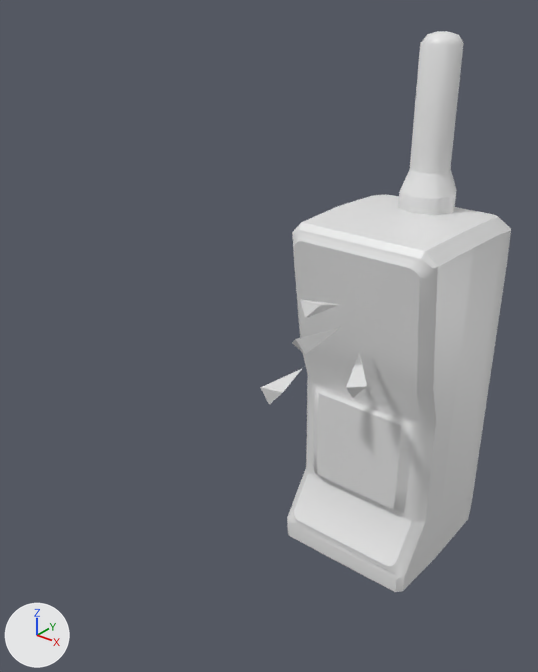
An edit to the FBX model Grocery-Glide-Drift-Fever/Assets/UI/phone model/luiezong style try.fbx, drawn before and after from the same camera.
One viewpoint serves both versions: a 50 mm lens placed at (0.822, -1.597, 1.444), pointed at (-0.068, -0.485, 0.754). The axes (+X, +Y, +Z) are drawn at lower left. The lights are the same throughout. The first picture is the older version. Where no turn or scale is listed for an object, it has been applied to the vertices.

In view in the first picture: 'phone outline', 'spaking cone', 'spaking cone.001', 'spaking cone.002', 'spaking cone.003'.
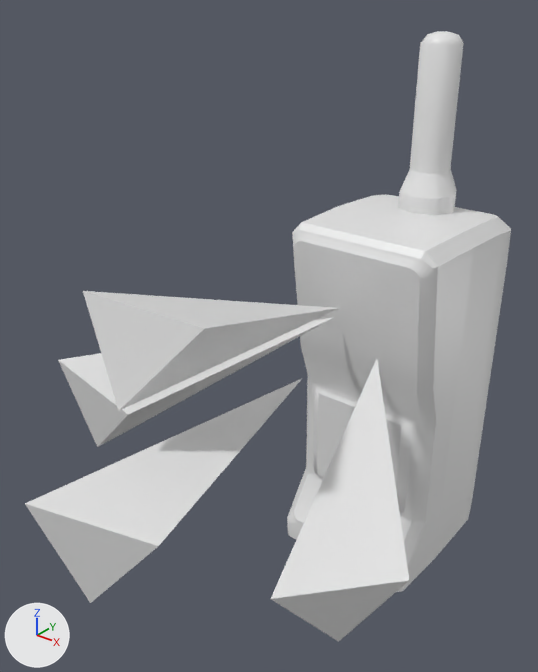
Changed parts and their boxes (x1, y1, x2, y2) in the pictures (538 x 672 px):
'spaking cone.002', reshaped, turned
    before: (292, 327, 341, 355)
    after: (25, 379, 302, 603)
'spaking cone.001', reshaped, turned
    before: (346, 352, 367, 398)
    after: (271, 359, 409, 642)
'spaking cone', reshaped, turned
    before: (300, 299, 340, 318)
    after: (83, 291, 339, 411)
'spaking cone.003', reshaped, turned
    before: (260, 368, 303, 404)
    after: (58, 317, 334, 447)

Edits to the bpy script that builds the scene:
```text
Change me_plane_010:
    used by ob_spaking_cone_001; location = (0.0, -0.132, 0.736); rotation_euler = (1.571, 0.0, 0.0), in degrees (90, 0, 0); scale = (0.01, 0.01, 0.01)
    remove me_plane_010.from_pydata(...)  # 8 vertices, 8 faces; spans x 4.03..11.28, y -12.38..-6.16, z 16.07..27.59
    add me_plane_010.from_pydata(...)  # 8 vertices, 8 faces; spans x -12.32..10.07, y -0.82..17.55, z 18.82..79.26
    me_plane_010 part 3
    me_plane_010.vertices[0].co: (8.63, -9.65, 25.06) -> (-10.46, 16.16, 77.04)
    me_plane_010.vertices[1].co: (8.66, -10.02, 24.84) -> (-2.58, 1.08, 77.73)
    me_plane_010.vertices[2].co: (8.39, -9.34, 23.88) -> (-0.06, 4.24, 28.22)
    me_plane_010.vertices[3].co: (9.08, -9.45, 24.37) -> (8.19, 15.2, 72.02)
    me_plane_010.vertices[4].co: (8.1, -8.89, 27.59) -> (-12.32, 17.55, 78.4)  # pixel (345, 387) -> pixel (270, 598)
    me_plane_010.vertices[5].co: (8.62, -12.38, 25.41) -> (-2.7, -0.82, 79.26)  # pixel (352, 398) -> pixel (338, 641)
    me_plane_010.vertices[6].co: (4.03, -6.16, 16.07) -> (0.17, 2.92, 18.82)  # pixel (359, 351) -> pixel (377, 357)
    me_plane_010.vertices[7].co: (11.28, -9.0, 24.22) -> (10.07, 16.25, 72.66)  # pixel (367, 386) -> pixel (409, 580)
Change me_plane_011:
    used by ob_spaking_cone_002; location = (0.0, -0.132, 0.736); rotation_euler = (1.653, -0.0281, 0.00606), in degrees (95, -1.6, 0.3); scale = (0.01, 0.01, 0.01)
    remove me_plane_011.from_pydata(...)  # 8 vertices, 8 faces; spans x -8.97..-1.98, y -3.85..0.36, z 15.09..26.76
    add me_plane_011.from_pydata(...)  # 8 vertices, 8 faces; spans x -12.32..10.07, y -0.82..17.55, z 35.79..96.23
    me_plane_011 part 4
    me_plane_011.vertices[0].co: (-6.32, -1.52, 24.82) -> (-10.46, 16.16, 94.01)
    me_plane_011.vertices[1].co: (-6.61, -1.78, 24.62) -> (-2.58, 1.08, 94.7)
    me_plane_011.vertices[2].co: (-5.8, -1.78, 23.72) -> (-0.06, 4.24, 45.19)
    me_plane_011.vertices[3].co: (-5.85, -2.15, 24.49) -> (8.19, 15.2, 88.99)
    me_plane_011.vertices[4].co: (-6.38, 0.36, 26.76) -> (-12.32, 17.55, 95.37)  # pixel (295, 339) -> pixel (24, 503)
    me_plane_011.vertices[5].co: (-8.97, -2.29, 24.89) -> (-2.7, -0.82, 96.23)  # pixel (291, 342) -> pixel (90, 603)
    me_plane_011.vertices[6].co: (-1.98, -0.81, 15.09) -> (0.17, 2.92, 35.79)  # pixel (341, 326) -> pixel (302, 377)
    me_plane_011.vertices[7].co: (-4.84, -3.85, 25.56) -> (10.07, 16.25, 89.63)  # pixel (305, 354) -> pixel (158, 546)
Change me_plane_012:
    used by ob_spaking_cone_003; location = (0.0, -0.132, 0.736); rotation_euler = (1.788, 0.0753, 0.0989), in degrees (102, 4.3, 5.7); scale = (0.01, 0.01, 0.01)
    remove me_plane_012.from_pydata(...)  # 8 vertices, 8 faces; spans x -3.77..0.71, y 3.67..7.34, z 34.9..46.99
    add me_plane_012.from_pydata(...)  # 8 vertices, 8 faces; spans x -12.32..10.07, y -0.82..17.55, z 14.09..74.52
    me_plane_012 part 1
    me_plane_012.vertices[0].co: (-1.9, 5.96, 45.45) -> (-10.46, 16.16, 72.3)
    me_plane_012.vertices[1].co: (-1.72, 5.56, 45.46) -> (-2.58, 1.08, 73.0)
    me_plane_012.vertices[2].co: (-1.5, 5.74, 44.29) -> (-0.06, 4.24, 23.48)
    me_plane_012.vertices[3].co: (-1.17, 6.03, 45.03) -> (8.19, 15.2, 67.29)
    me_plane_012.vertices[4].co: (-3.77, 7.34, 46.82) -> (-12.32, 17.55, 73.67)  # pixel (260, 387) -> pixel (57, 359)
    me_plane_012.vertices[5].co: (-1.85, 3.67, 46.99) -> (-2.7, -0.82, 74.52)  # pixel (269, 404) -> pixel (97, 447)
    me_plane_012.vertices[6].co: (-1.27, 4.42, 34.9) -> (0.17, 2.92, 14.09)  # pixel (302, 368) -> pixel (334, 317)
    me_plane_012.vertices[7].co: (0.71, 7.08, 45.67) -> (10.07, 16.25, 67.93)  # pixel (282, 392) -> pixel (127, 414)
Change me_plane_009:
    used by ob_spaking_cone; location = (0.0, -0.132, 0.736); rotation_euler = (1.453, 0.0119, -0.0225), in degrees (83, 0.7, -1.3); scale = (0.01, 0.01, 0.01)
    remove me_plane_009.from_pydata(...)  # 8 vertices, 8 faces; spans x -2.33..2.15, y 2.17..5.85, z 18.82..30.91
    add me_plane_009.from_pydata(...)  # 8 vertices, 8 faces; spans x -12.32..10.07, y -0.82..17.55, z 18.82..79.26
    me_plane_009 part 2
    me_plane_009.vertices[0].co: (-0.46, 4.46, 29.37) -> (-10.46, 16.16, 77.04)
    me_plane_009.vertices[1].co: (-0.28, 4.07, 29.39) -> (-2.58, 1.08, 77.73)
    me_plane_009.vertices[3].co: (0.27, 4.54, 28.95) -> (8.19, 15.2, 72.02)
    me_plane_009.vertices[4].co: (-2.33, 5.85, 30.74) -> (-12.32, 17.55, 78.4)  # pixel (300, 299) -> pixel (82, 290)
    me_plane_009.vertices[5].co: (-0.4, 2.17, 30.91) -> (-2.7, -0.82, 79.26)  # pixel (305, 318) -> pixel (118, 410)
    me_plane_009.vertices[7].co: (2.15, 5.59, 29.59) -> (10.07, 16.25, 72.66)  # pixel (320, 304) -> pixel (204, 328)
Change ob_spaking_cone_001:
    ob_spaking_cone_001.rotation_euler: (1.571, 0.0, 0.0) -> (2.063, -0.0811, 0.455)  # degrees (90, 0, 0) -> degrees (118, -4.6, 26)
Change ob_spaking_cone_002:
    ob_spaking_cone_002.rotation_euler: (1.653, -0.0281, 0.00606) -> (1.796, 0.0711, 0.0714)  # degrees (95, -1.6, 0.3) -> degrees (103, 4.1, 4.1)
Change ob_spaking_cone_003:
    ob_spaking_cone_003.rotation_euler: (1.788, 0.0753, 0.0989) -> (1.841, 0.171, -0.335)  # degrees (102, 4.3, 5.7) -> degrees (105, 10, -19)
Change ob_spaking_cone:
    ob_spaking_cone.rotation_euler: (1.453, 0.0119, -0.0225) -> (1.494, 0.0199, -0.0164)  # degrees (83, 0.7, -1.3) -> degrees (86, 1.1, -0.9)
```
